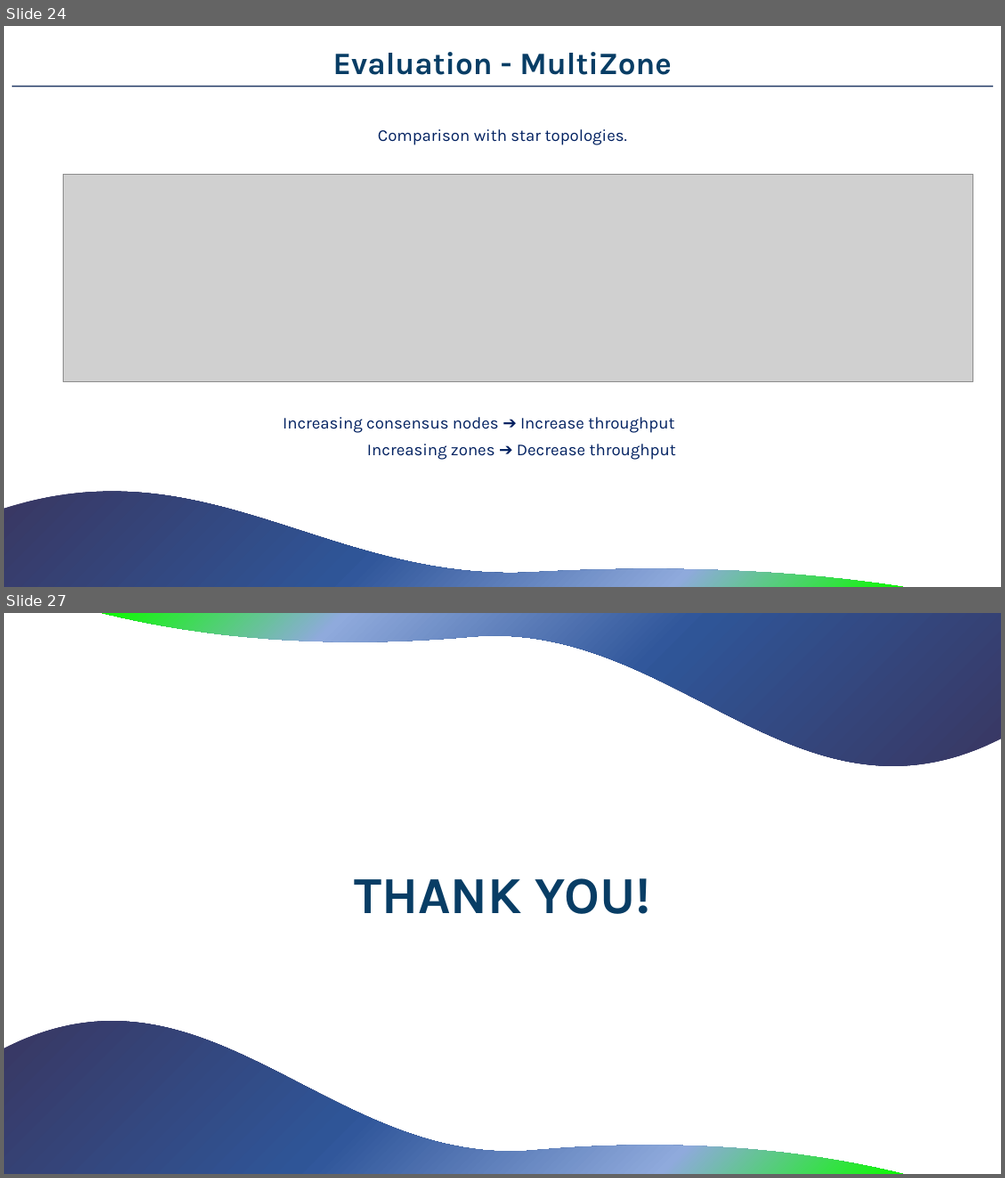
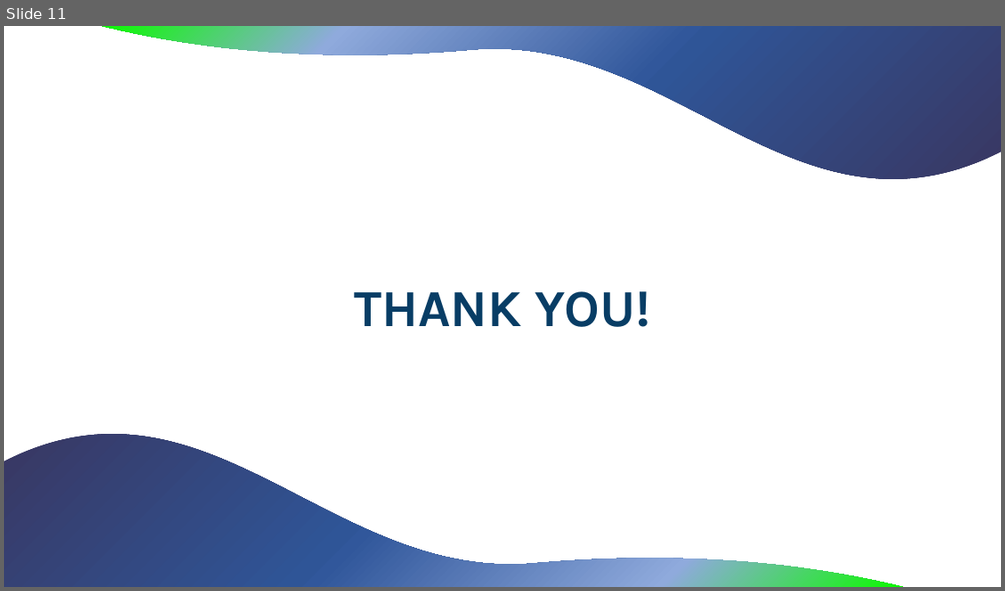
Before and after one commit to MerloSimone/HackatonUnox, a slide deck: Slides/PresentationDS.pptx. Shown one above the other, each under a label of ours: slides 24 and 27 before the commit, slide 11 after it; the slides between them are not shown. The pictures are 1005x1178 and 1005x591 pixels, drawn with LibreOffice and Linux fonts; fonts in the diff are those of the drawing; grey boxes stand for pictures. Boxes give left, top, right and bottom in pixels: in the first picture for what was removed or moved away, otherwise in the second. Text is boxed around its words. In the diff, an @@ line names an element or a change of style, - is before the commit and + after.

```diff
--- a/Slides/PresentationDS.pptx
+++ b/Slides/PresentationDS.pptx
@@ slide 24 removed at [4,26,1001,587], background #FFFFFF @@
@@ text removed at [333,52,672,75] @@
-Evaluation - MultiZone
@@ rectangle removed at [11,86,993,87] @@
@@ text removed at [378,129,627,145] @@
-Comparison with star topologies.
@@ picture removed at [63,174,973,381] @@
@@ text removed at [283,417,674,433] @@
-Increasing consensus nodes ➔ Increase throughput
@@ text removed at [367,443,676,459] @@
-Increasing zones ➔ Decrease throughput
@@ freeform shape removed at [4,491,903,587] @@
@@ what was slide 27 is now slide 11 @@
```
Also in this commit, not shown: 9 slides added, 24 other slides removed.
